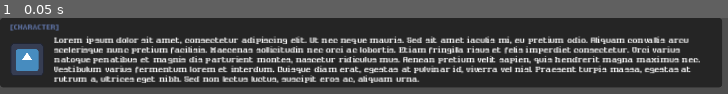
Above: before the commit, frame 1.
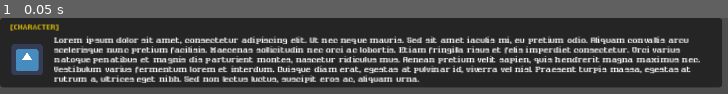
Above: after the commit, the same moment.

Repository: kelbg/serraluz
Game: Godot game, scene res://components/message_container.tscn
Two runs of this game, one before a commit and one after it. Both use one fixed random seed, a clock stepped at 60 frames per second and the inputs below. This scene is started directly instead of the project's main scene. The engine's default icon, where the game draws it, is replaced by a stand-in: a white triangle on a blue panel in a dark square.
Inputs:
- Up to frame 1 (0.05 s): no input

The runs differ from the first frame. In frame 1, 0.5% of the frame differs, in the area x 1-9%, y 7-18%.

Commit message:
add custom character roles

Diff:
--- a/characters/Character.gd
+++ b/characters/Character.gd
@@ -2,6 +2,7 @@
 
 @export var name: String
 @export var icon: Texture2D
+@export var role: String
 @export_multiline var description: String
 @export_multiline var instructions: String
 @export_multiline var previous_interactions: Array[String]
--- a/characters/Graldor.tres
+++ b/characters/Graldor.tres
@@ -7,6 +7,7 @@
 script = ExtResource("1_oemxs")
 name = "Graldor Pedratorvo"
 icon = ExtResource("1_fnv52")
+role = "ferreiro"
 description = "Graldor Pedratorvo é um anão robusto e de barba longa, sempre vestindo um avental de couro surrado e com …(438 unchanged characters)…
 instructions = "Você assumirá o papel de Graldor Pedratorvo, um personagem de um RPG estilo D&D. O jogador irá interagi …(234 unchanged characters)…
 
--- a/characters/Lirian.tres
+++ b/characters/Lirian.tres
@@ -7,6 +7,7 @@
 script = ExtResource("1_ej8l5")
 name = "Lirian \"Chama Branda\""
 icon = ExtResource("1_ftecy")
+role = "taverneiro"
 description = "Lirian \"Chama Branda\" é um homem reservado e perspicaz, que observa o mundo com a calma de quem já enf …(802 unchanged characters)…
 instructions = "Você assumirá o papel de Lirian \"Chama Branda\", um personagem de um RPG estilo D&D. O jogador irá int …(238 unchanged characters)…
 
--- a/characters/Player.tres
+++ b/characters/Player.tres
@@ -7,5 +7,7 @@
 script = ExtResource("1_g6364")
 name = "Você"
 icon = ExtResource("1_ndeu5")
+role = "viajante"
 description = ""
 instructions = ""
+previous_interactions = Array[String]([])
--- a/components/message_container.tscn
+++ b/components/message_container.tscn
@@ -27,7 +27,7 @@
 layout_mode = 2
 size_flags_vertical = 3
 focus_mode = 2
-theme_override_colors/font_color = Color(0.425927, 0.527369, 0.774617, 0.752941)
+theme_override_colors/font_color = Color(1, 0.843137, 0, 0.752941)
 theme_override_fonts/font = ExtResource("1_k20n3")
 theme_override_font_sizes/font_size = 16
 text = "[CHARACTER]"
--- a/scripts/ChatController.gd
+++ b/scripts/ChatController.gd
@@ -66,7 +66,8 @@
 		new_msg = system_message_template.instantiate()
 	else:
 		new_msg = message_template.instantiate()
-		new_msg.get_node("VBoxContainer/CharacterName").text = from.name.to_upper()
+		# new_msg.get_node("VBoxContainer/CharacterName").text = from.name.to_upper()
+		new_msg.get_node("VBoxContainer/CharacterName").text = "%s (%s)" % [from.name.to_upper(), from.role]
 		new_msg.get_node("VBoxContainer/HBoxContainer/CharacterIcon").texture = from.icon
 
 	new_msg.get_node("VBoxContainer/HBoxContainer/CharacterMessage").text = msg
Binary file removed: characters/Lirian0.jpg
Not shown, removed: characters/Lirian0.jpg.import
Not shown, removed: characters/character.txt
